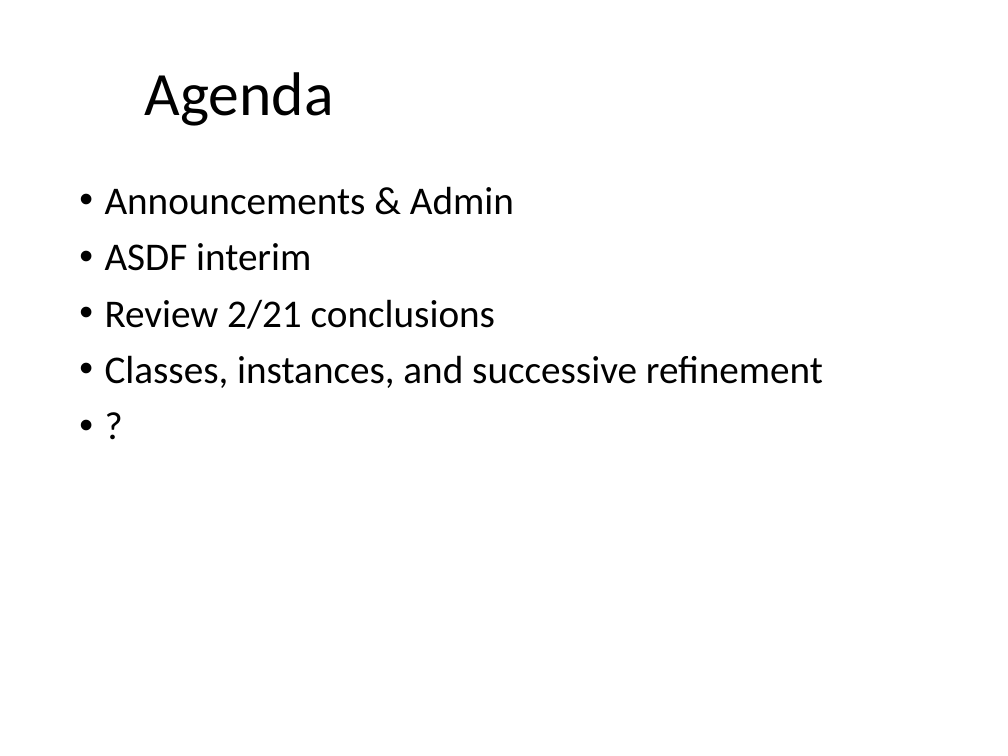
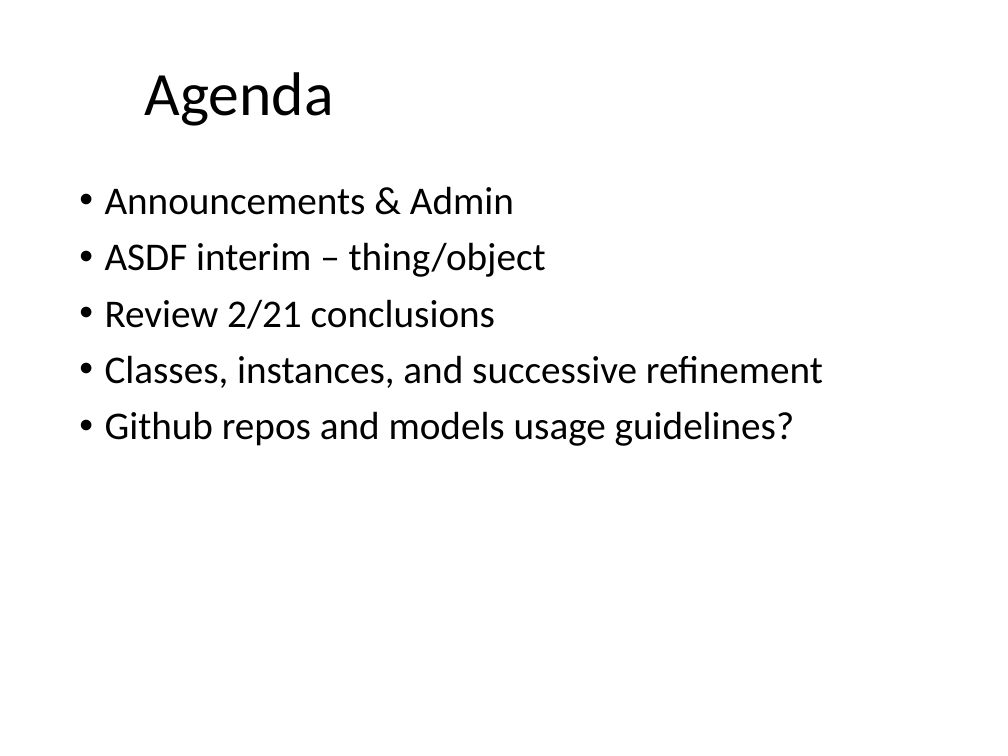
Before and after one commit to one-data-model/onedm-admin, a slide deck: slide 2 of Agenda Materials/onedm-agenda-2022-02-28.pptx. Drawn at 1008x756 pixels with LibreOffice and Linux fonts; fonts in the diff are those of the drawing; background and template pictures are left out. Boxes give left, top, right and bottom in pixels: in the first picture for what was removed or moved away, otherwise in the second. Text is boxed around its words. In the diff, an @@ line names an element or a change of style, - is before the commit and + after.

```diff
--- a/Agenda Materials/onedm-agenda-2022-02-28.pptx
+++ b/Agenda Materials/onedm-agenda-2022-02-28.pptx
@@ text at (x1=105, y1=242, x2=546, y2=277): text changed @@
-• ASDF interim
+• ASDF interim – thing/object
@@ text at (x1=105, y1=411, x2=794, y2=446): text changed @@
-• ?
+• Github repos and models usage guidelines?
```
Also in this commit, not shown: 3 slides added.
